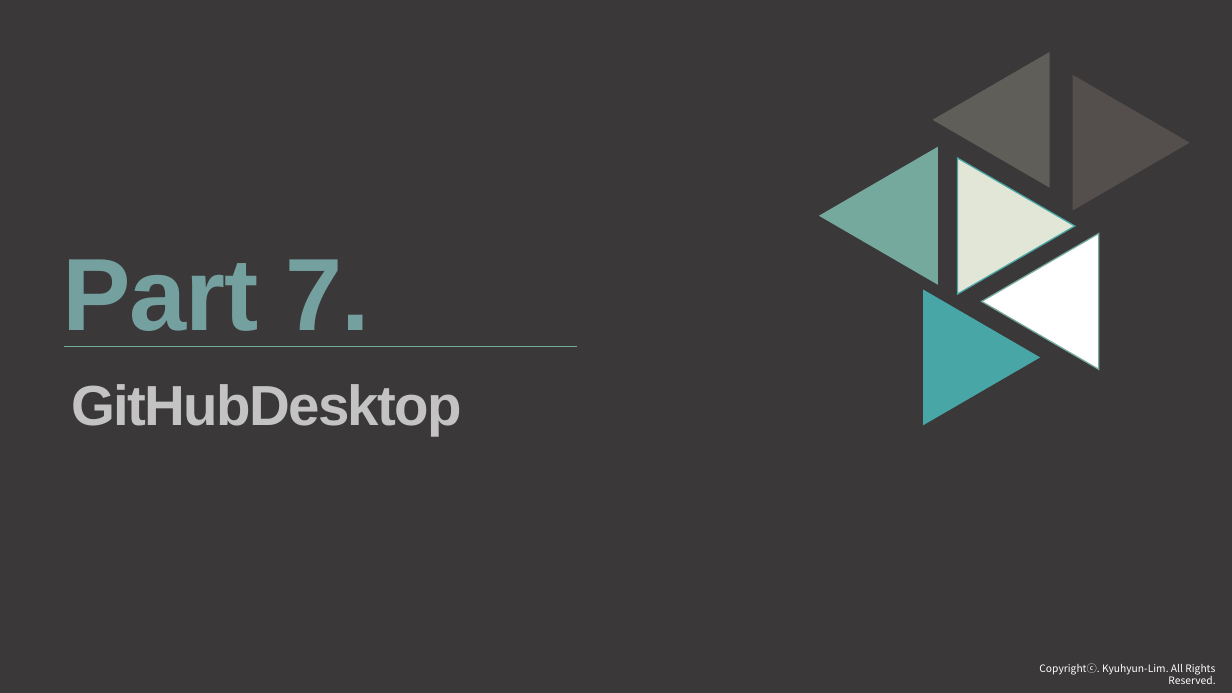
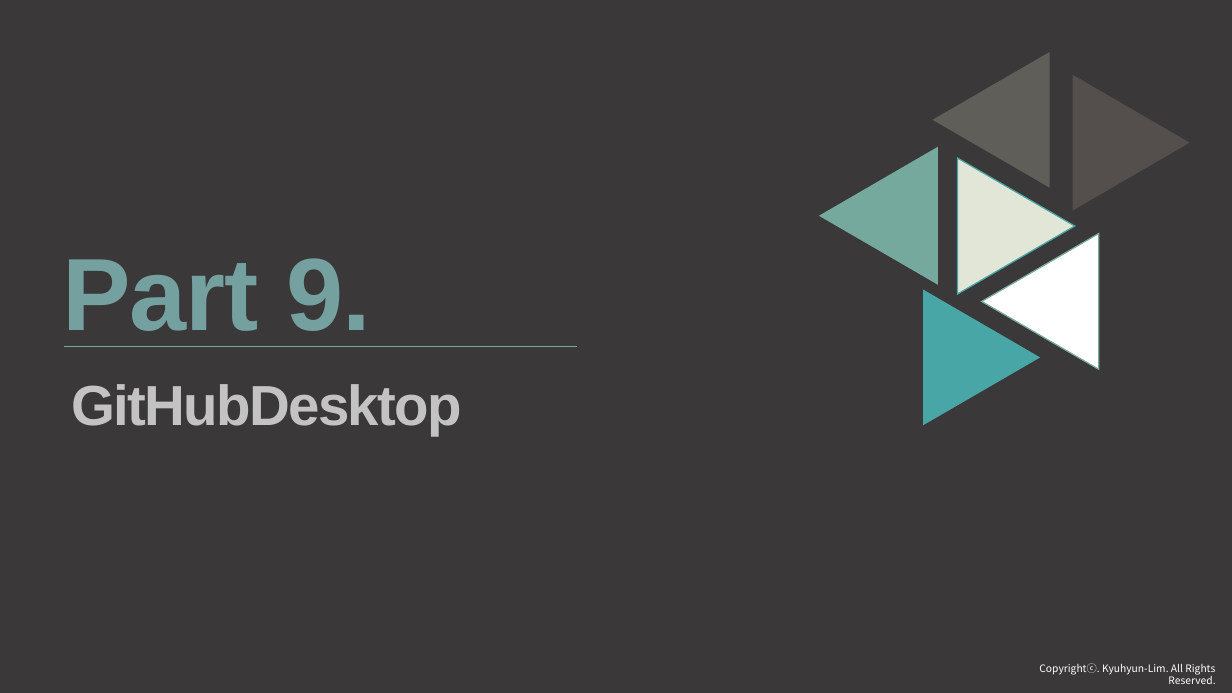
Before and after one commit to thlim008/Web_Project, a slide deck: slide 22 of selfportfolio-2018.pptx (slide 14 before the commit). Drawn at 1232x693 pixels with LibreOffice and Linux fonts; fonts in the diff are those of the drawing. Boxes give left, top, right and bottom in pixels: in the first picture for what was removed or moved away, otherwise in the second. Text is boxed around its words. In the diff, an @@ line names an element or a change of style, - is before the commit and + after.

```diff
--- a/selfportfolio-2018.pptx
+++ b/selfportfolio-2018.pptx
@@ text at (62,258,370,347): text changed @@
-Part 7.
+Part 9.
```
Also in this commit, not shown: 7 other slides changed, 8 slides added, 33 other files.
